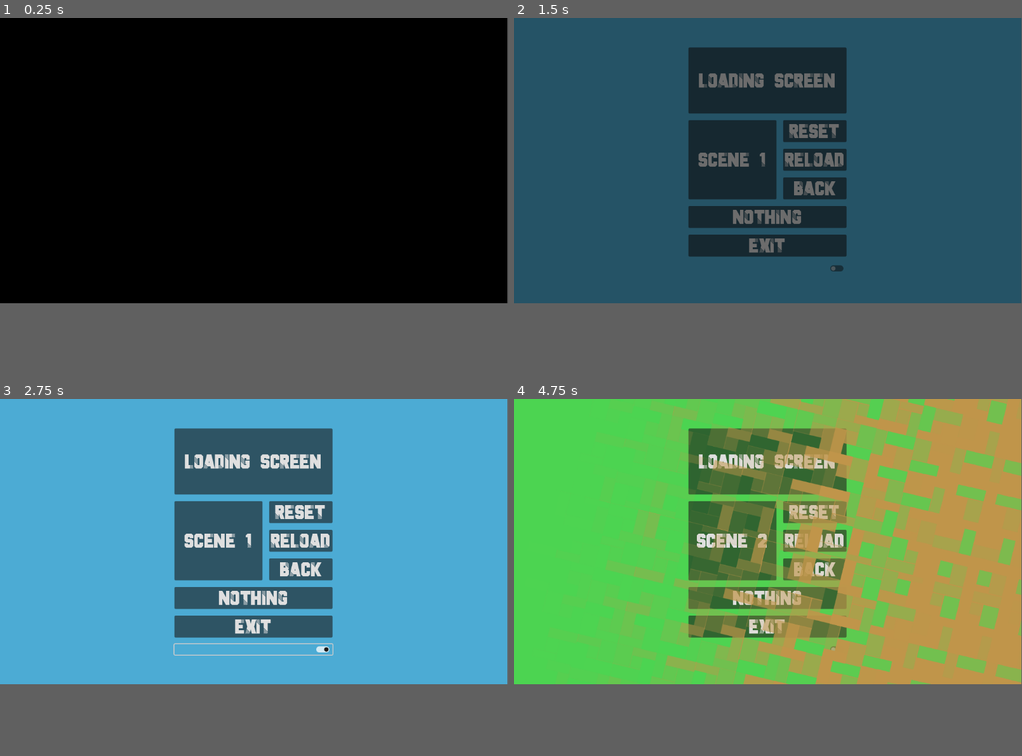
Above: before the commit, frames 1-4 (two rows, left to right).
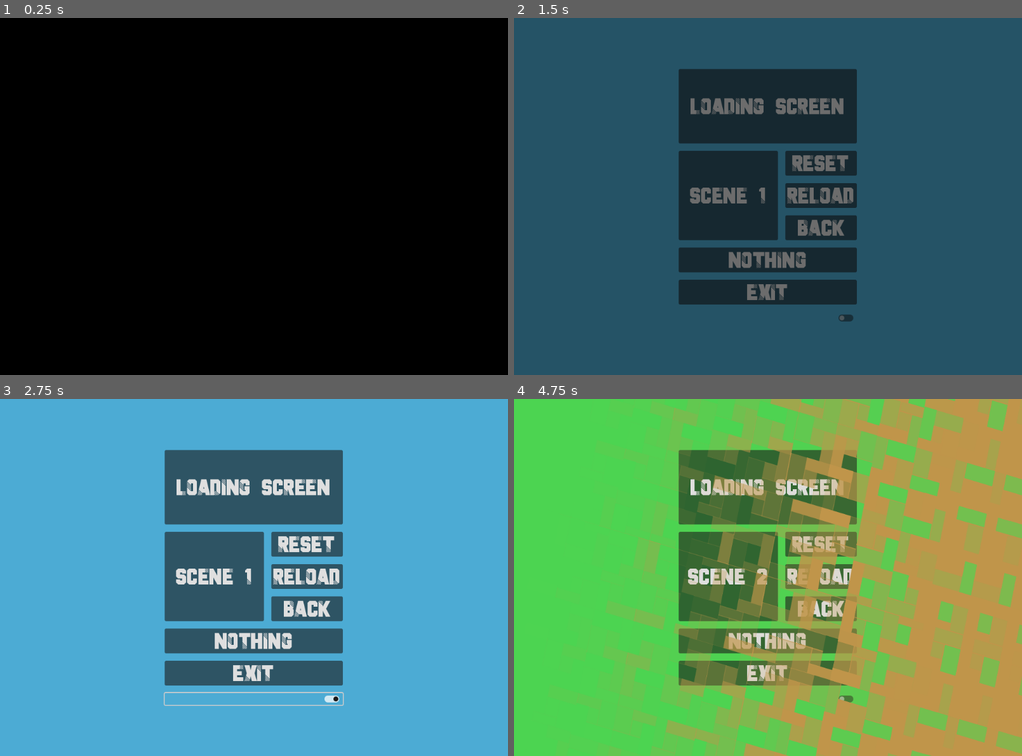
Above: after the commit, the same moments.

Repository: maktoobgar/scene_manager
Game: Godot game, scene res://demo/scene1.tscn
The game is run twice, just before and just after one commit, with the same random seed, the same clock (stepped at 60 frames per second) and the same inputs.
Inputs (mouse positions are in pixels of both pictures, inside the frame that each line leads up to; where the layout moved, square brackets give the same spot in the first picture):
- Up to frame 1 (0.25 s): no input
- Up to frame 2 (1.5 s): click "SCENE 1" at 0.5 s; click "NOTHING" at 1.25 s
- Up to frame 3 (2.75 s): click (254, 638) [254, 648] at 2 s
- Up to frame 4 (4.75 s): click "SCENE 1" at 2.75 s; click "NOTHING" at 3.5 s; click "SCENE 2" at 4.25 s
In our replay, the window is 799x449 before the commit and 800x562 after it. These sizes can differ from the game's own. Grey fills any space a smaller window leaves; there, only what the larger window draws over its background counts as a difference.

The runs differ from the first frame. In frame 1, only the window size differs. In frame 2, 15% of the frame differs, in the area x 32-68%, y 8-86%; in frame 3, 16%; in frame 4, 47%, in the area x 0-100%, y 0-100%.

Commit message:
🔧 refactor: fixed demo video

Diff:
--- a/demo/loading.tscn
+++ b/demo/loading.tscn
@@ -81,6 +81,7 @@
 script = ExtResource("1_pxy56")
 
 [node name="ColorRect" type="ColorRect" parent="."]
+layout_mode = 1
 anchors_preset = 15
 anchor_right = 1.0
 anchor_bottom = 1.0
@@ -89,6 +90,7 @@
 color = Color(0.831373, 0.458824, 0, 1)
 
 [node name="VBoxContainer2" type="VBoxContainer" parent="."]
+layout_mode = 1
 anchors_preset = 15
 anchor_right = 1.0
 anchor_bottom = 1.0
@@ -97,39 +99,32 @@
 alignment = 2
 
 [node name="HBoxContainer" type="HBoxContainer" parent="VBoxContainer2"]
-offset_top = 597.0
-offset_right = 1152.0
-offset_bottom = 607.0
+layout_mode = 2
 alignment = 2
 
 [node name="MarginContainer" type="MarginContainer" parent="VBoxContainer2/HBoxContainer"]
-offset_left = 1142.0
-offset_right = 1152.0
-offset_bottom = 10.0
+layout_mode = 2
 theme_override_constants/margin_right = 10
 theme_override_constants/margin_bottom = 10
 
 [node name="Next" type="Button" parent="VBoxContainer2/HBoxContainer/MarginContainer"]
 visible = false
 custom_minimum_size = Vector2(150, 50)
+layout_mode = 2
 text = "Go To Next Scene"
 
 [node name="MarginContainer" type="MarginContainer" parent="VBoxContainer2"]
-offset_top = 611.0
-offset_right = 1152.0
-offset_bottom = 648.0
+layout_mode = 2
 theme_override_constants/margin_left = 10
 theme_override_constants/margin_right = 10
 theme_override_constants/margin_bottom = 10
 
 [node name="Progress" type="ProgressBar" parent="VBoxContainer2/MarginContainer"]
-offset_left = 10.0
-offset_right = 1142.0
-offset_bottom = 27.0
+layout_mode = 2
 
 [node name="Loading" type="AnimatedSprite2D" parent="."]
 texture_filter = 1
-position = Vector2(15, 435)
+position = Vector2(15, 505)
 scale = Vector2(10.375, 10.375)
 frames = SubResource("SpriteFrames_lmmu3")
 speed_scale = 2.0
--- a/demo/scene1.tscn
+++ b/demo/scene1.tscn
@@ -13,7 +13,6 @@
 mouse_filter = 2
 
 [node name="ColorRect" type="ColorRect" parent="."]
-layout_mode = 1
 anchors_preset = 15
 anchor_right = 1.0
 anchor_bottom = 1.0
@@ -22,7 +21,6 @@
 color = Color(0.298039, 0.670588, 0.831373, 1)
 
 [node name="CenterContainer" type="CenterContainer" parent="."]
-layout_mode = 1
 anchors_preset = 15
 anchor_right = 1.0
 anchor_bottom = 1.0
@@ -30,12 +28,10 @@
 grow_vertical = 2
 
 [node name="VBoxContainer" type="VBoxContainer" parent="CenterContainer"]
-layout_mode = 2
 theme_override_constants/separation = 15
 
 [node name="loading_scene" type="Button" parent="CenterContainer/VBoxContainer"]
 custom_minimum_size = Vector2(200, 150)
-layout_mode = 2
 theme_override_fonts/font = ExtResource("1_oeex7")
 theme_override_font_sizes/font_size = 32
 text = "LOADING SCREEN"
@@ -52,12 +48,10 @@
 add_to_back = false
 
 [node name="HBoxContainer" type="HBoxContainer" parent="CenterContainer/VBoxContainer"]
-layout_mode = 2
 theme_override_constants/separation = 15
 
 [node name="next_scene" type="Button" parent="CenterContainer/VBoxContainer/HBoxContainer"]
 custom_minimum_size = Vector2(200, 150)
-layout_mode = 2
 theme_override_fonts/font = ExtResource("1_oeex7")
 theme_override_font_sizes/font_size = 32
 text = "SCENE 1"
@@ -73,12 +67,10 @@
 timeout = 0.2
 
 [node name="VBoxContainer" type="VBoxContainer" parent="CenterContainer/VBoxContainer/HBoxContainer"]
-layout_mode = 2
 theme_override_constants/separation = 15
 
 [node name="reset" type="Button" parent="CenterContainer/VBoxContainer/HBoxContainer/VBoxContainer"]
 custom_minimum_size = Vector2(100, 50)
-layout_mode = 2
 theme_override_fonts/font = ExtResource("1_oeex7")
 theme_override_font_sizes/font_size = 32
 text = "RESET"
@@ -87,7 +79,6 @@
 
 [node name="reload" type="Button" parent="CenterContainer/VBoxContainer/HBoxContainer/VBoxContainer"]
 custom_minimum_size = Vector2(100, 50)
-layout_mode = 2
 theme_override_fonts/font = ExtResource("1_oeex7")
 theme_override_font_sizes/font_size = 32
 text = "RELOAD"
@@ -98,7 +89,6 @@
 
 [node name="back" type="Button" parent="CenterContainer/VBoxContainer/HBoxContainer/VBoxContainer"]
 custom_minimum_size = Vector2(100, 50)
-layout_mode = 2
 theme_override_fonts/font = ExtResource("1_oeex7")
 theme_override_font_sizes/font_size = 32
 text = "BACK"
@@ -111,7 +101,6 @@
 
 [node name="nothing" type="Button" parent="CenterContainer/VBoxContainer"]
 custom_minimum_size = Vector2(100, 50)
-layout_mode = 2
 theme_override_fonts/font = ExtResource("1_oeex7")
 theme_override_font_sizes/font_size = 32
 text = "NOTHING"
@@ -124,7 +113,6 @@
 
 [node name="exit" type="Button" parent="CenterContainer/VBoxContainer"]
 custom_minimum_size = Vector2(100, 50)
-layout_mode = 2
 theme_override_fonts/font = ExtResource("1_oeex7")
 theme_override_font_sizes/font_size = 32
 text = "EXIT"
@@ -133,7 +121,6 @@
 fade_out_speed = 0.3
 
 [node name="check" type="CheckButton" parent="CenterContainer/VBoxContainer"]
-layout_mode = 2
 
 [connection signal="button_up" from="CenterContainer/VBoxContainer/loading_scene" to="CenterContainer/VBoxContainer/loading_scene" method="_on_loading_scene_button_up"]
 [connection signal="button_up" from="CenterContainer/VBoxContainer/HBoxContainer/next_scene" to="CenterContainer/VBoxContainer/HBoxContainer/next_scene" method="_on_button_button_up"]
--- a/project.godot
+++ b/project.godot
@@ -32,6 +32,8 @@
 
 [display]
 
+window/size/viewport_width=1024
+window/size/viewport_height=720
 window/size/resizable=false
 
 [editor_plugins]
Not shown, changed: images/demo.gif
